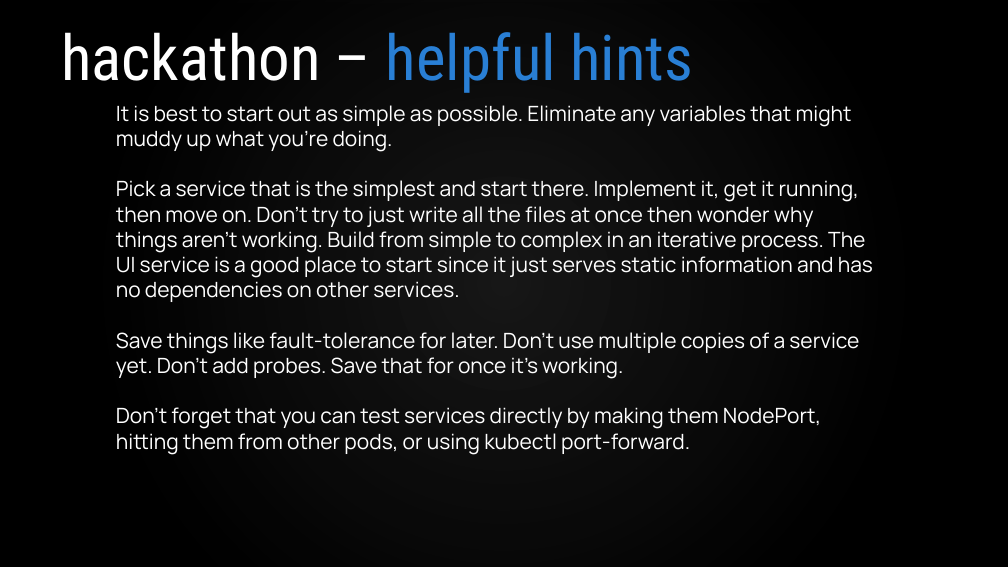
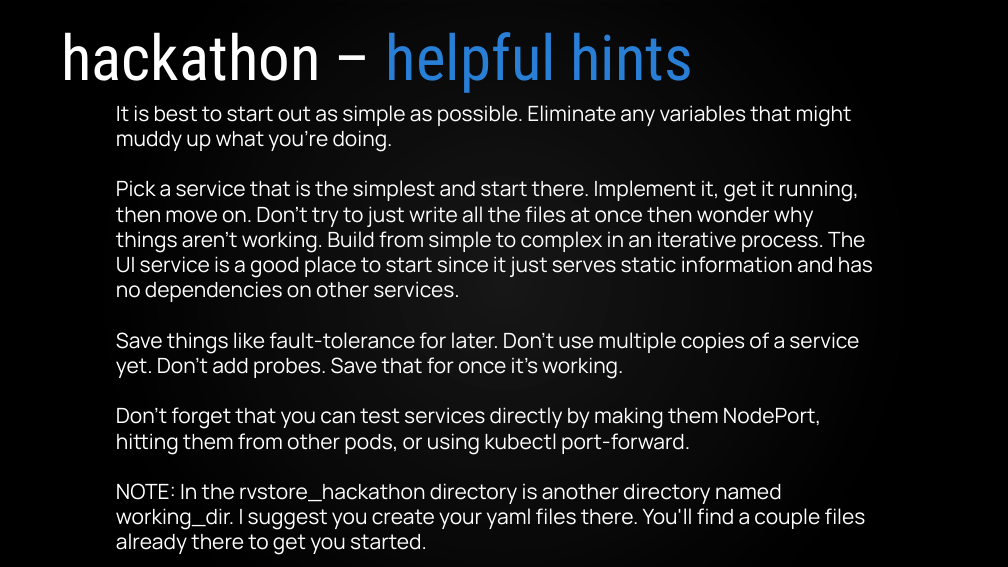
Before and after one commit to VergeOps/k8s-rvstore, a slide deck: slide 7 of rvstore_hackathon/Kubernetes-RV Store Hackathon.pptx. Drawn at 1008x567 pixels with LibreOffice and Linux fonts; fonts in the diff are those of the drawing; background and template pictures are left out. Boxes give left, top, right and bottom in pixels: in the first picture for what was removed or moved away, otherwise in the second. Text is boxed around its words. In the diff, an @@ line names an element or a change of style, - is before the commit and + after.

```diff
--- a/rvstore_hackathon/Kubernetes-RV Store Hackathon.pptx
+++ b/rvstore_hackathon/Kubernetes-RV Store Hackathon.pptx
@@ text at [116, 483, 866, 555]: paragraph added @@
+NOTE: In the rvstore_hackathon directory is another directory named working_dir. I suggest you create your yaml files there. You'll find a couple files already there to get you started.
```
Also in this commit, not shown: 3 other slides changed, 11 other files.
